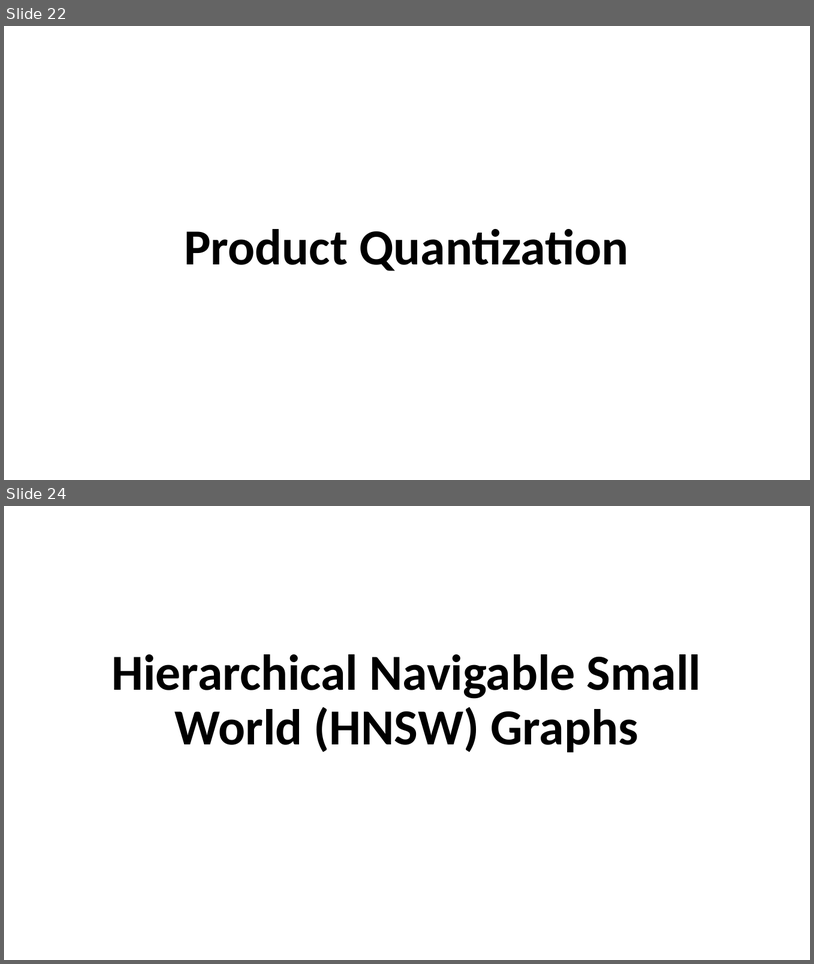
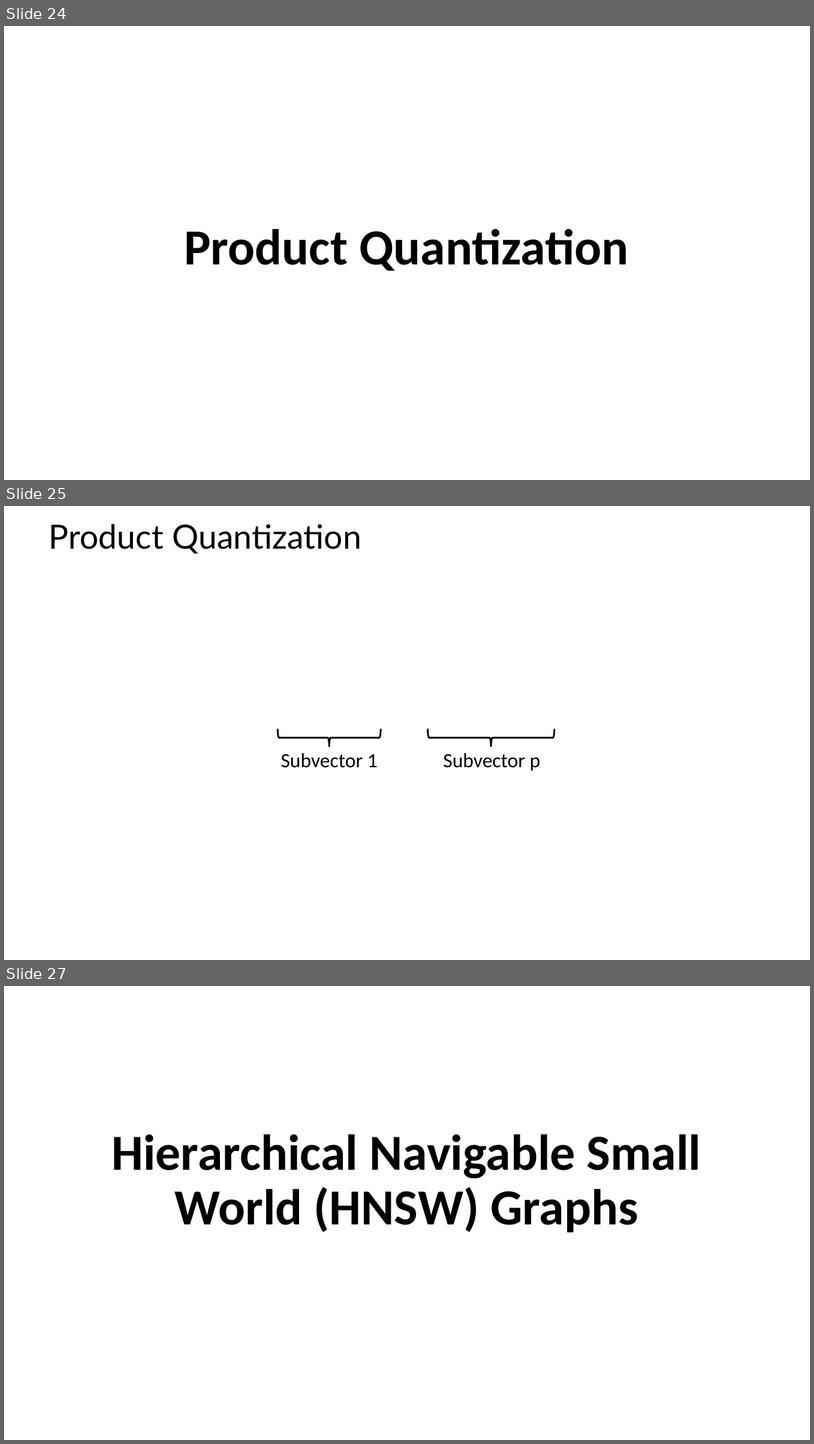
Before and after one commit to tenevian/Harvard-SSP-Data-Mining, a slide deck: slides/5_EfficientSimilaritySearch.pptx. Shown one above the other, each under a label of ours: slides 22 and 24 before the commit, slides 24, 25 and 27 after it; the slides between them are not shown. The pictures are 814x964 and 814x1444 pixels, drawn with LibreOffice and Linux fonts; fonts in the diff are those of the drawing; grey boxes stand for pictures. Boxes give left, top, right and bottom in pixels: in the first picture for what was removed or moved away, otherwise in the second. Text is boxed around its words. In the diff, an @@ line names an element or a change of style, - is before the commit and + after.

```diff
--- a/slides/5_EfficientSimilaritySearch.pptx
+++ b/slides/5_EfficientSimilaritySearch.pptx
@@ slide 25 added at (x1=4, y1=506, x2=810, y2=960), background #FFFFFF @@
@@ title added at (x1=48, y1=524, x2=362, y2=554), 39.6 pt, text #000000 @@
+Product Quantization
@@ right brace added at (x1=278, y1=729, x2=381, y2=747), outline #000000 2 pt @@
@@ right brace added at (x1=428, y1=729, x2=555, y2=747), outline #000000 2 pt @@
@@ text added at (x1=281, y1=753, x2=378, y2=768), 24 pt, text #000000 @@
+Subvector 1
@@ text added at (x1=443, y1=753, x2=541, y2=771), 24 pt, text #000000 @@
+Subvector p
@@ what was slide 22 is now slide 24 @@
@@ what was slide 24 is now slide 27 @@
```
Also in this commit, not shown: 3 slides changed, 2 other slides added.
